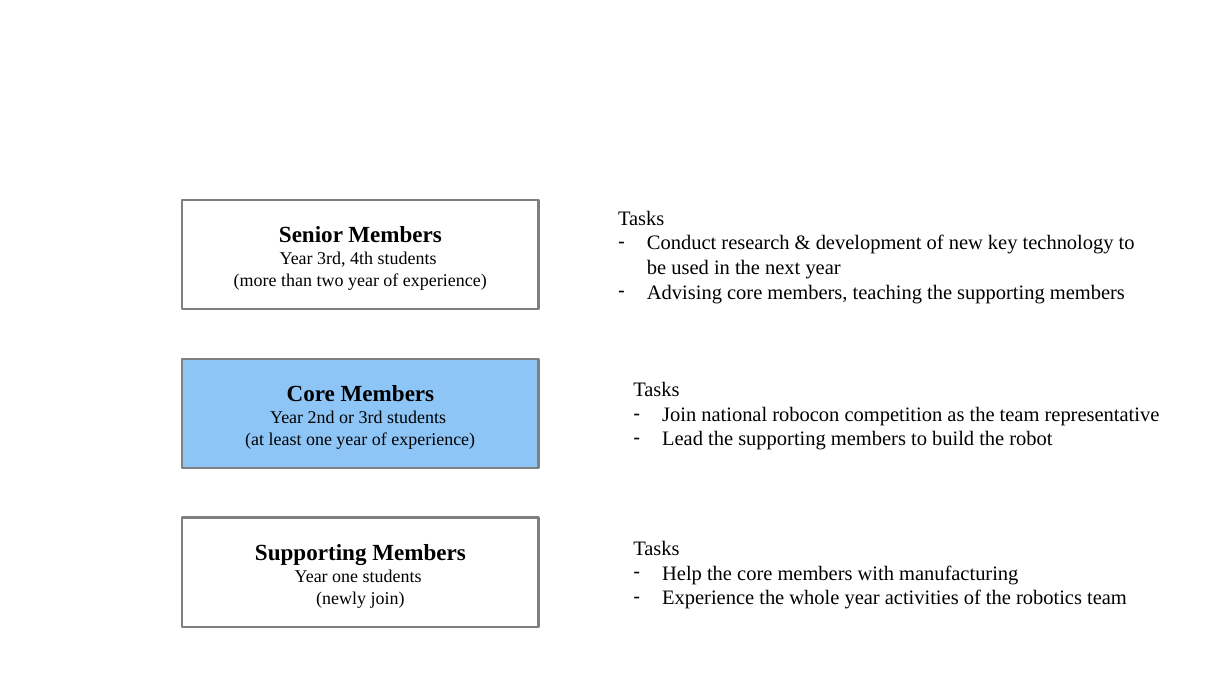
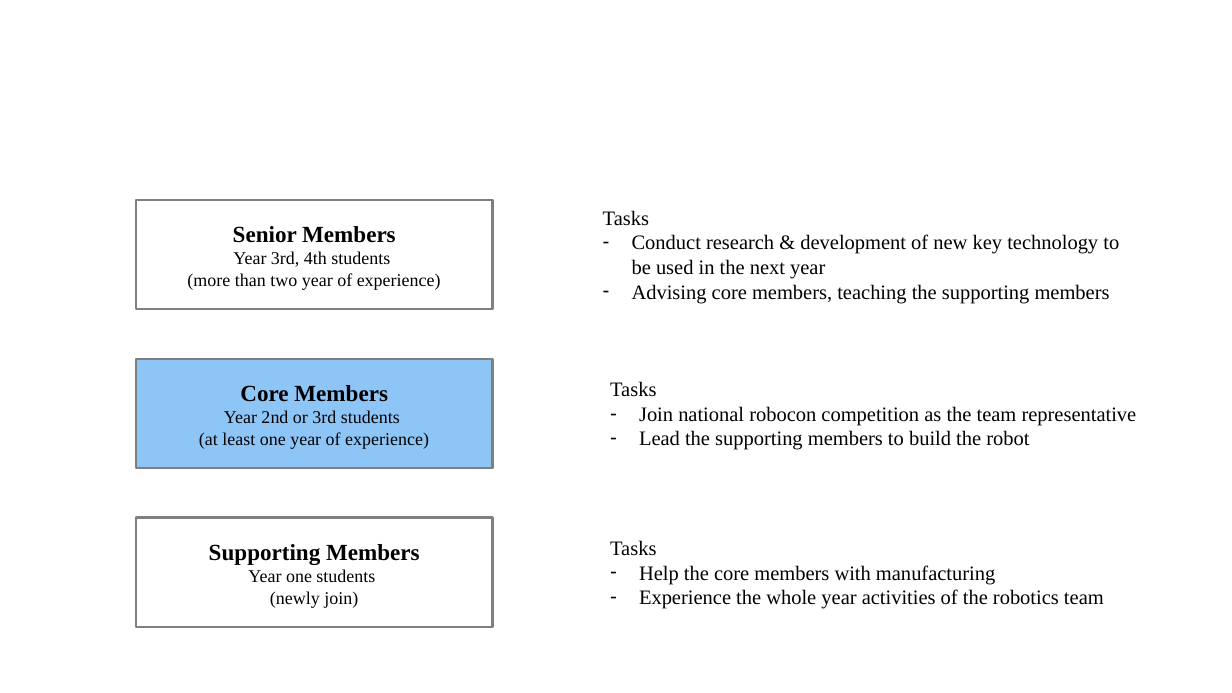
Before and after one commit to MorokotSakal/robotics-se, a slide deck: slide 10 of RoboticsTeam_SysEng_211227.pptx. Drawn at 1232x693 pixels with LibreOffice and Linux fonts; fonts in the diff are those of the drawing; background and template pictures are left out. Boxes give left, top, right and bottom in pixels: in the first picture for what was removed or moved away, otherwise in the second. Text is boxed around its words. In the diff, an @@ line names an element or a change of style, - is before the commit and + after.

```diff
--- a/RoboticsTeam_SysEng_211227.pptx
+++ b/RoboticsTeam_SysEng_211227.pptx
@@ 3 rectangles: place and size @@
-3 rectangles at <box>182,201,539,627</box>
+3 rectangles at <box>136,201,493,627</box>
@@ text "Tasks": place and size @@
-text "Tasks" at <box>618,210,1135,304</box>
+text "Tasks" at <box>603,210,1119,304</box>
@@ text "Tasks": place and size @@
-text "Tasks" at <box>633,381,1160,450</box>
+text "Tasks" at <box>610,381,1137,450</box>
@@ text "Tasks": place and size @@
-text "Tasks" at <box>633,540,1127,609</box>
+text "Tasks" at <box>610,540,1104,609</box>
```
Also in this commit, not shown: 14 other slides changed, 2 slides added, 1 slide removed.
